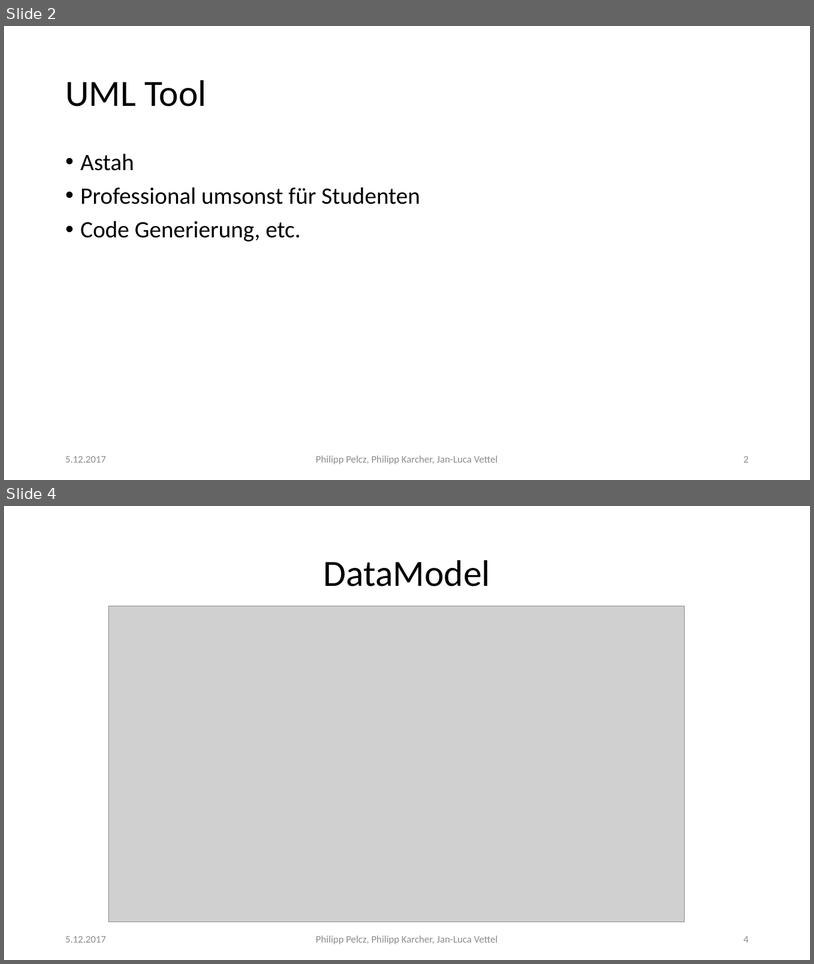
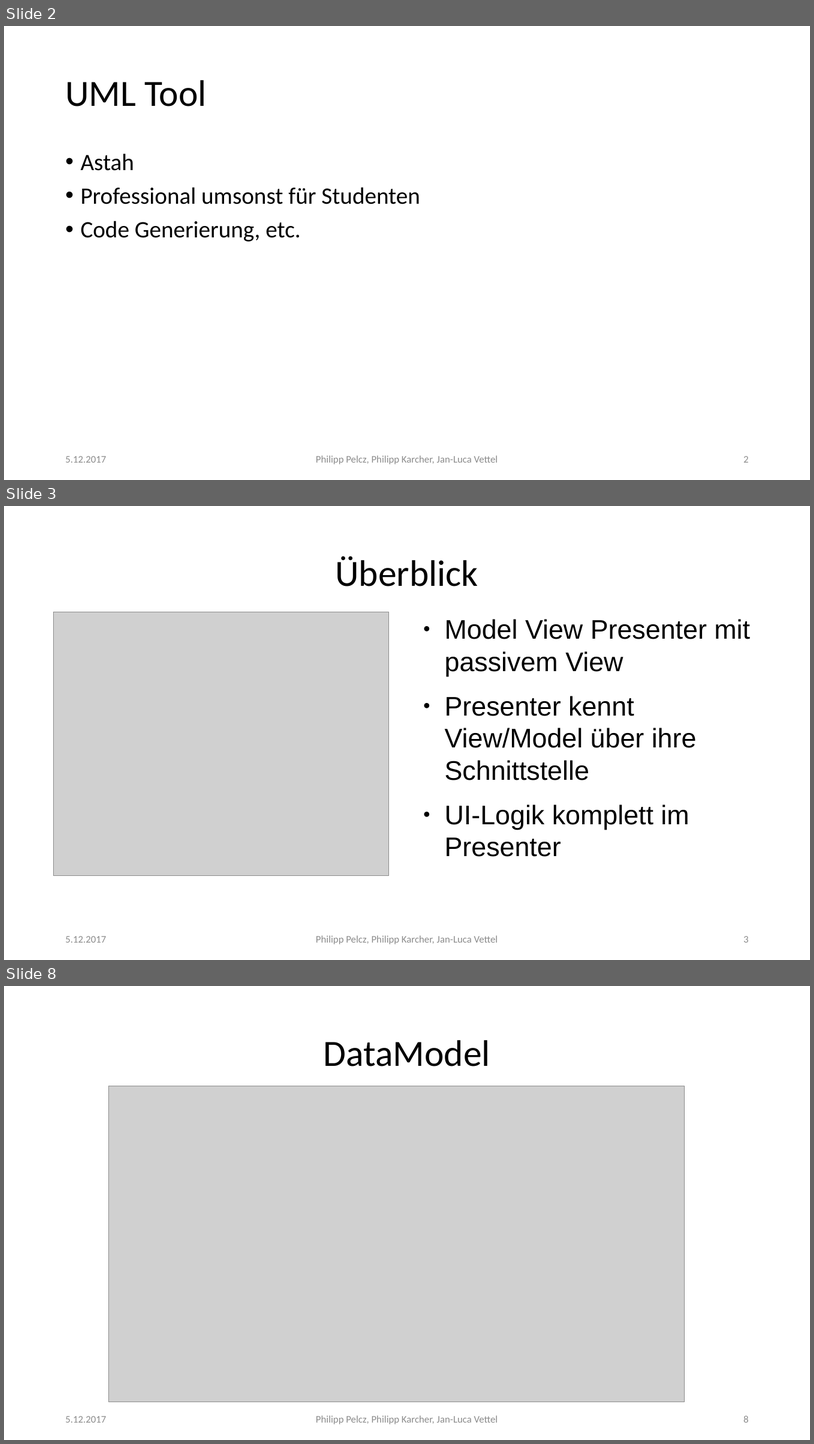
Before and after one commit to Pelcz97/Medox, a slide deck: Entwurf/1.Gruppentreffen.pptx. Shown one above the other, each under a label of ours: slides 2 and 4 before the commit, slides 2, 3 and 8 after it; the slides between them are not shown. The pictures are 814x964 and 814x1444 pixels, drawn with LibreOffice and Linux fonts; fonts in the diff are those of the drawing; grey boxes stand for pictures. Boxes give left, top, right and bottom in pixels: in the first picture for what was removed or moved away, otherwise in the second. Text is boxed around its words. In the diff, an @@ line names an element or a change of style, - is before the commit and + after.

```diff
--- a/Entwurf/1.Gruppentreffen.pptx
+++ b/Entwurf/1.Gruppentreffen.pptx
@@ slide 3 added at [4, 506, 810, 960], background #FFFFFF @@
@@ text added at [335, 556, 478, 586], 44 pt, text #000000 @@
+Überblick
@@ picture added at [54, 612, 389, 875] @@
@@ text added at [445, 619, 750, 856], 32 pt, text #000000 @@
+● Model View Presenter mit passivem View
+● Presenter kennt View/Model über ihre Schnittstelle
+● UI-Logik komplett im Presenter
@@ text added at [65, 936, 106, 942], 12 pt, text #8B8B8B @@
+5.12.2017
@@ text added at [316, 935, 498, 944], 12 pt, text #8B8B8B @@
+Philipp Pelcz, Philipp Karcher, Jan-Luca Vettel
@@ page number added at [744, 936, 749, 942], 12 pt, text #8B8B8B @@
+3
@@ what was slide 4 is now slide 8 @@
@@ page number at [744, 1415, 749, 1422]: text changed @@
-4
+8
```
Also in this commit, not shown: 3 slides changed, 5 other slides added, 1 other file.
